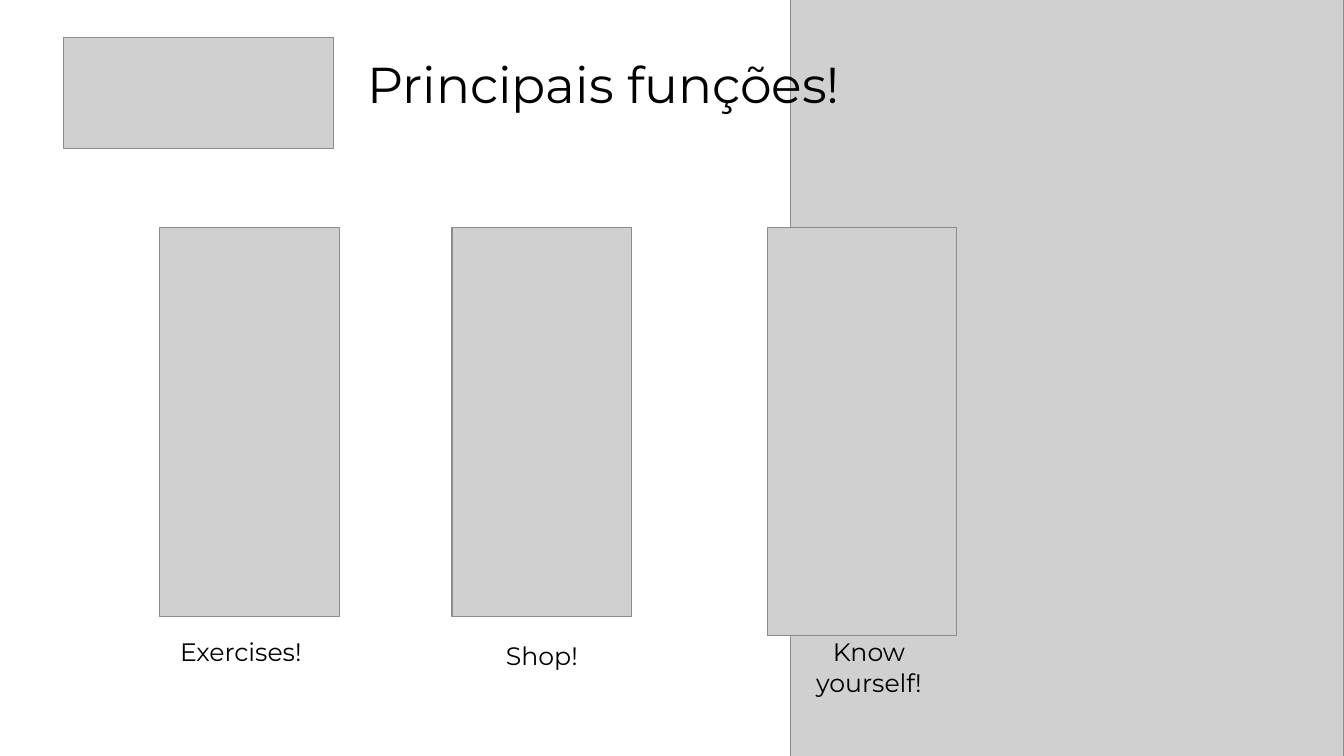
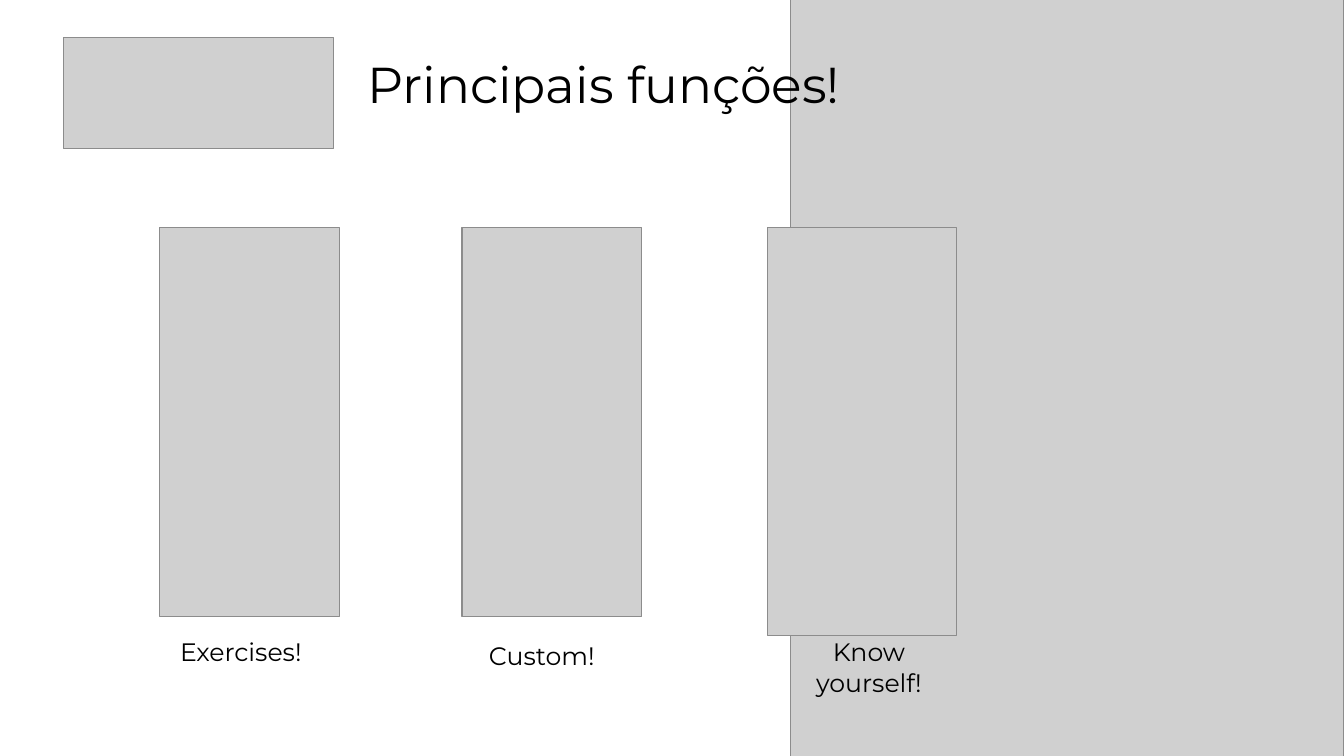
Before and after one commit to mrguisamuel/workshop_mobile, a slide deck: slide 3 of apresentacao/Guilherme_Samuel_dos_Santos_SP_Apresentacao.pptx. Drawn at 1344x756 pixels with LibreOffice and Linux fonts; fonts in the diff are those of the drawing; grey boxes stand for pictures. Boxes give left, top, right and bottom in pixels: in the first picture for what was removed or moved away, otherwise in the second. Text is boxed around its words. In the diff, an @@ line names an element or a change of style, - is before the commit and + after.

```diff
--- a/apresentacao/Guilherme_Samuel_dos_Santos_SP_Apresentacao.pptx
+++ b/apresentacao/Guilherme_Samuel_dos_Santos_SP_Apresentacao.pptx
@@ picture: place and size @@
-picture at bbox=[452, 227, 631, 617]
+picture at bbox=[462, 227, 641, 617]
@@ text at bbox=[489, 647, 595, 665]: text changed @@
-Shop!
+Custom!
```
Also in this commit, not shown: 1 slide added.
